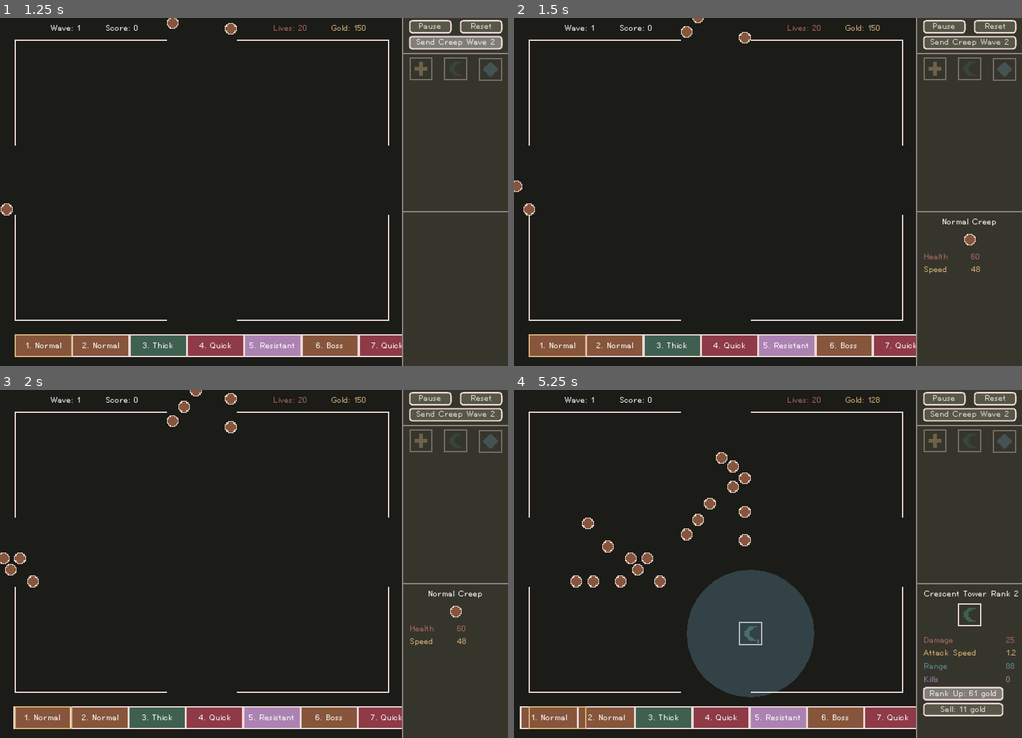
Above: before the commit, frames 1-4 (two rows, left to right).
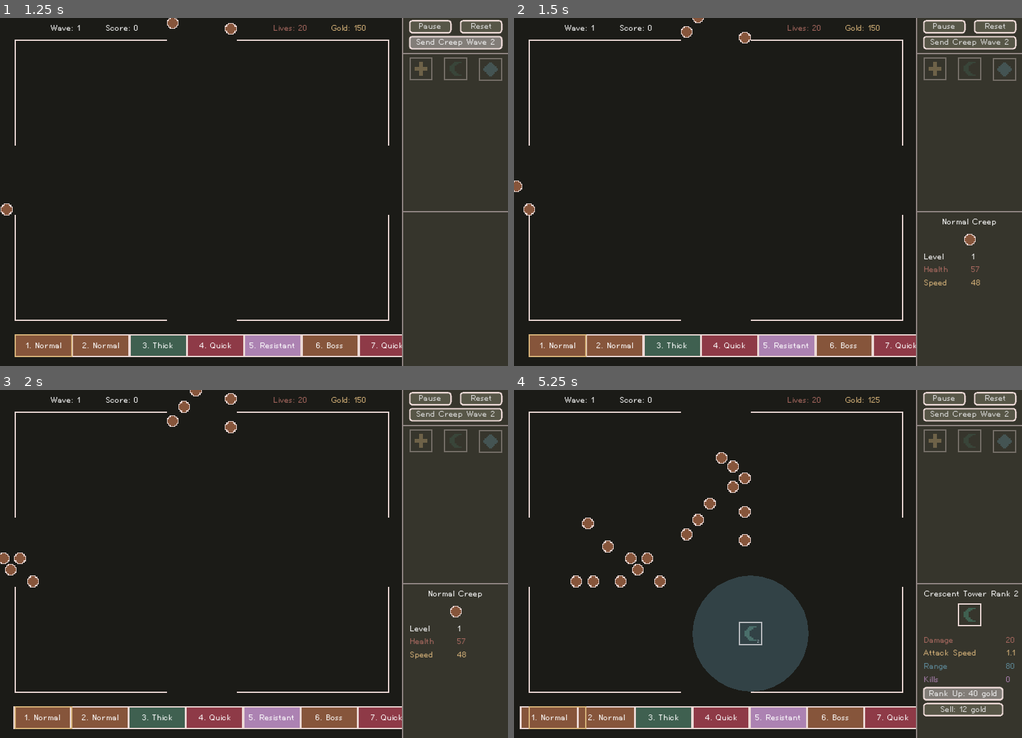
Above: after the commit, the same moments.

Repository: nolenroyalty/ReShape-TD
Game: Godot game, scene res://Main.tscn
The game is run twice, just before and just after one commit, with the same random seed, the same clock (stepped at 60 frames per second) and the same inputs.
Inputs (mouse positions are in pixels of both pictures, inside the frame that each line leads up to):
- Up to frame 1 (1.25 s): click "Start" at 0.5 s
- Up to frame 2 (1.5 s): click (519, 209) at 1.27 s
- Up to frame 3 (2 s): no input
- Up to frame 4 (5.25 s): move the mouse to (717, 553) at 2.02 s; hold U (upgrade_tower) 2.03-2.78 s; hold Shift (continue_building) 2.03-2.78 s; click (717, 553) at 2.17 s; move the mouse to (666, 581) at 2.77 s; tap R (reshape_tower) at 2.85 s; move the mouse to (818, 487) at 3.52 s; hold U (upgrade_tower) 3.53-5 s; tap 1 (select_tower_1) at 3.6 s; move the mouse to (742, 633) at 4.27 s; tap 2 (select_tower_2) at 4.35 s; click (742, 633) at 4.42 s; click "Rank Up: 17 gold" (after the commit: "Rank Up: 20 gold") at 5 s

Frame 1 is identical in both runs. In frame 2, 0.2% of the frame differs, in the area x 80-92%, y 67-78%; in frame 3, 0.2%; in frame 4, 1.4%, in the area x 34-99%, y 2-94%.

Commit message:
balance tweak balance tweak balance tweak

Diff:
--- a/creeps/CreepGeneric.gd
+++ b/creeps/CreepGeneric.gd
@@ -249,7 +249,7 @@
 var just_reached = false
 func handle_reached_goal():
 	# Eventually we'll want to stick around for a second and play an animation here
-	if just_reached:
+	if just_reached or began_to_die:
 		return
 	just_reached = true
 	State.lose_life()
@@ -291,20 +291,14 @@
 			state = S.MOVING
 
 func compute_health():
-	var mult_total = 1.0
-	var mult_incr = 0.2
-	var i = 1
-	var lvl = level
-
-	while lvl > 0:
-		i = i % 5
-		if i == 0: mult_incr += 0.1
-		mult_total += mult_incr
-		lvl -= 1
-
-	var base = BASE_HEALTH
-	if is_boss: base *= 10
-	return base * mult_total
+	var base = 2.0
+	var double_every_this_many_levels = 5
+	var e = float(level) / double_every_this_many_levels
+	var mult = pow(base, e)
+
+	var h = BASE_HEALTH
+	if is_boss: h *= 10
+	return h * mult
 
 func init(level_, dest):
 	self.level = level_
--- a/globals/Constants.gd
+++ b/globals/Constants.gd
@@ -5,7 +5,7 @@
 var shapes = [ SHAPE.CROSS, SHAPE.CRESCENT, SHAPE.DIAMOND ]
 
 const BASE_TOWER_COST = 5
-const RANK_UP_COST_MULT = 3.5
+const RANK_UP_COST_MULT = 2.0
 const MAX_LEVEL = 5
 
 func shape_name(shape):
--- a/towers/Bullet.gd
+++ b/towers/Bullet.gd
@@ -82,7 +82,7 @@
 	var t = Tween.new()
 	var start_scale = $Sprite.scale
 	var final_scale = start_scale * EXPLOSION_SIZE
-	t.interpolate_property($Sprite, "modulate:a", null, 0.6, EXPLOSION_SPEED, Tween.TRANS_QUAD, Tween.EASE_OUT)
+	t.interpolate_property($Sprite, "modulate:a", null, 0.3, EXPLOSION_SPEED, Tween.TRANS_QUAD, Tween.EASE_OUT)
 	t.interpolate_property($Sprite, "scale", null, final_scale, EXPLOSION_SPEED, Tween.TRANS_LINEAR, Tween.EASE_OUT)
 	var current_radius = $Hitbox/Shape.shape.radius
 	var final_radius = current_radius * EXPLOSION_SIZE
--- a/towers/Upgrades.gd
+++ b/towers/Upgrades.gd
@@ -195,12 +195,12 @@
 
 	func level_up():
 		LEVEL += 1
-		RANGE_RADIUS += 24
-		ATTACK_SPEED -= 0.15 * ATTACK_SPEED
-		DAMAGE *= 2.5
+		RANGE_RADIUS += 16
+		ATTACK_SPEED -= 0.1 * ATTACK_SPEED
+		DAMAGE *= 2
 
 	func rank_up_mult():
-		return pow(C.RANK_UP_COST_MULT, LEVEL)
+		return pow(C.RANK_UP_COST_MULT, (LEVEL + 1))
 
 	func attacks_per_second():
 		return 1.0 / ATTACK_SPEED
@@ -238,6 +238,9 @@
 	return int(state[shape].reshape_cost())
 
 func rank_up_cost(shape, stats):
+	if stats.LEVEL == C.MAX_LEVEL:
+		return null
+
 	var base = tower_cost(shape)
 	var mult = stats.rank_up_mult()
 	return int(base * mult)
--- a/ui/IndividualCreepViewer.gd
+++ b/ui/IndividualCreepViewer.gd
@@ -6,6 +6,7 @@
 onready var title = $Title
 onready var health = $GridContainer/Health
 onready var speed = $GridContainer/Speed
+onready var level = $GridContainer/Level
 
 onready var resist_title = $GridContainer/ResistTitle
 onready var resist_text = $GridContainer/Resist
@@ -25,6 +26,7 @@
 func set_text_for_creep():
 	var suffix = " (Boss)" if creep.is_boss else ""
 	title.text = "%s Creep%s" % [creep.KIND, suffix]
+	level.text = "%s" % int(creep.level)
 	health.text = "%s" % int(creep.health)
 	speed.text = "%s" % int(creep.determine_speed())
 
--- a/ui/IndividualCreepViewer.tscn
+++ b/ui/IndividualCreepViewer.tscn
@@ -22,75 +22,90 @@
 margin_bottom = 144.0
 columns = 2
 
-[node name="HealthTitle" type="Label" parent="GridContainer"]
+[node name="LevelTitle" type="Label" parent="GridContainer"]
 margin_right = 91.0
 margin_bottom = 14.0
+size_flags_horizontal = 3
+text = "Level"
+
+[node name="Level" type="Label" parent="GridContainer"]
+margin_left = 95.0
+margin_right = 128.0
+margin_bottom = 14.0
+size_flags_horizontal = 3
+text = "50"
+
+[node name="HealthTitle" type="Label" parent="GridContainer"]
+margin_top = 18.0
+margin_right = 91.0
+margin_bottom = 32.0
 size_flags_horizontal = 3
 custom_colors/font_color = Color( 0.662745, 0.411765, 0.376471, 1 )
 text = "Health"
 
 [node name="Health" type="Label" parent="GridContainer"]
 margin_left = 95.0
+margin_top = 18.0
 margin_right = 128.0
-margin_bottom = 14.0
+margin_bottom = 32.0
 size_flags_horizontal = 3
 custom_colors/font_color = Color( 0.662745, 0.411765, 0.376471, 1 )
 text = "50"
 
 [node name="SpeedTitle" type="Label" parent="GridContainer"]
-margin_top = 18.0
+margin_top = 36.0
 margin_right = 91.0
-margin_bottom = 32.0
+margin_bottom = 50.0
 size_flags_horizontal = 3
 custom_colors/font_color = Color( 0.847059, 0.705882, 0.478431, 1 )
 text = "Speed"
 
 [node name="Speed" type="Label" parent="GridContainer"]
 margin_left = 95.0
-margin_top = 18.0
+margin_top = 36.0
 margin_right = 128.0
-margin_bottom = 32.0
+margin_bottom = 50.0
 custom_colors/font_color = Color( 0.847059, 0.705882, 0.478431, 1 )
 text = "50"
 
 [node name="ResistTitle" type="Label" parent="GridContainer"]
-margin_top = 36.0
+margin_top = 54.0
 margin_right = 91.0
-margin_bottom = 50.0
+margin_bottom = 68.0
 size_flags_horizontal = 3
 custom_colors/font_color = Color( 0.67451, 0.509804, 0.698039, 1 )
 text = "Resist Chance"
 
 [node name="Resist" type="Label" parent="GridContainer"]
 margin_left = 95.0
-margin_top = 36.0
+margin_top = 54.0
 margin_right = 128.0
-margin_bottom = 50.0
+margin_bottom = 68.0
 size_flags_horizontal = 3
 custom_colors/font_color = Color( 0.67451, 0.509804, 0.698039, 1 )
 text = "20%"
 
 [node name="StatusTitle" type="Label" parent="GridContainer"]
-margin_top = 54.0
+margin_top = 72.0
 margin_right = 91.0
-margin_bottom = 68.0
+margin_bottom = 86.0
 size_flags_horizontal = 3
 custom_colors/font_color = Color( 0.67451, 0.509804, 0.698039, 1 )
 text = "Status Reduction"
 
 [node name="StatusChance" type="Label" parent="GridContainer"]
 margin_left = 95.0
-margin_top = 54.0
+margin_top = 72.0
 margin_right = 128.0
-margin_bottom = 68.0
+margin_bottom = 86.0
 size_flags_horizontal = 3
 custom_colors/font_color = Color( 0.67451, 0.509804, 0.698039, 1 )
 text = "50%"
 
 [node name="Statuses" type="VBoxContainer" parent="GridContainer"]
-margin_top = 72.0
+margin_top = 90.0
 margin_right = 91.0
-margin_bottom = 122.0
+margin_bottom = 140.0
 
 [node name="Chilled" type="Label" parent="GridContainer/Statuses"]
 margin_right = 91.0
--- a/ui/IndividualTowerViewer.gd
+++ b/ui/IndividualTowerViewer.gd
@@ -20,7 +20,10 @@
 
 func set_level_up_status():
 	var rank_up_cost = tower.rank_up_cost()
-	rank_up.disabled = not State.can_buy(rank_up_cost)
+	if rank_up_cost == null:
+		rank_up.disabled = true
+	else:
+		rank_up.disabled = not State.can_buy(rank_up_cost)
 
 func set_sprite():
 	var shape = tower.my_shape
@@ -34,7 +37,13 @@
 
 	title.text = "%s Tower Rank %d" % [name, stats.LEVEL]
 
-	rank_up.text = "Rank Up: %s gold" % tower.rank_up_cost()
+	var cost = tower.rank_up_cost()
+	if cost == null:
+		rank_up.text = "Max Rank"
+	else:
+		print(cost)
+		rank_up.text = "Rank Up: %s gold" % cost
+
 	sell.text = "Sell: %s gold" % tower.sell_value()
 
 	damage.text = "%d" % int(stats.DAMAGE * Upgrades.damage_mult(tower.my_shape))
